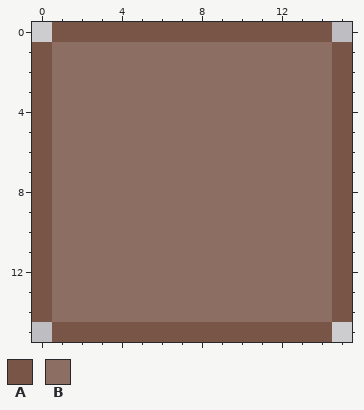
A pixel-art file gets an edit: Assets/Arts/GameUI/Canvas_Border_Btn/InventoryUI/INVBorder.aseprite. The picture above was drawn from the file before the commit.
16x16 pixels, 1 frame.
Palette (. is transparent): A #795548  B #8d6e63
The same view after the edit:
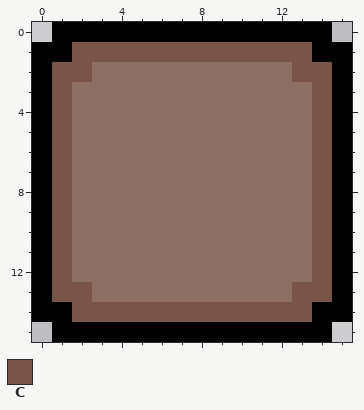
Colours new in this view: C #795548
Change:
colour A: #795548 -> #000000
Changed rows in their new state; - is a pixel that keeps its letter.
first column x 1:
 1 ACCCCCCCCCCCCA
 2 CC----------CC
 3 C------------C
 4 C------------C
 5 C------------C
 6 C------------C
 7 C------------C
 8 C------------C
 9 C------------C
10 C------------C
11 C------------C
12 C------------C
13 CC----------CC
14 ACCCCCCCCCCCCA
